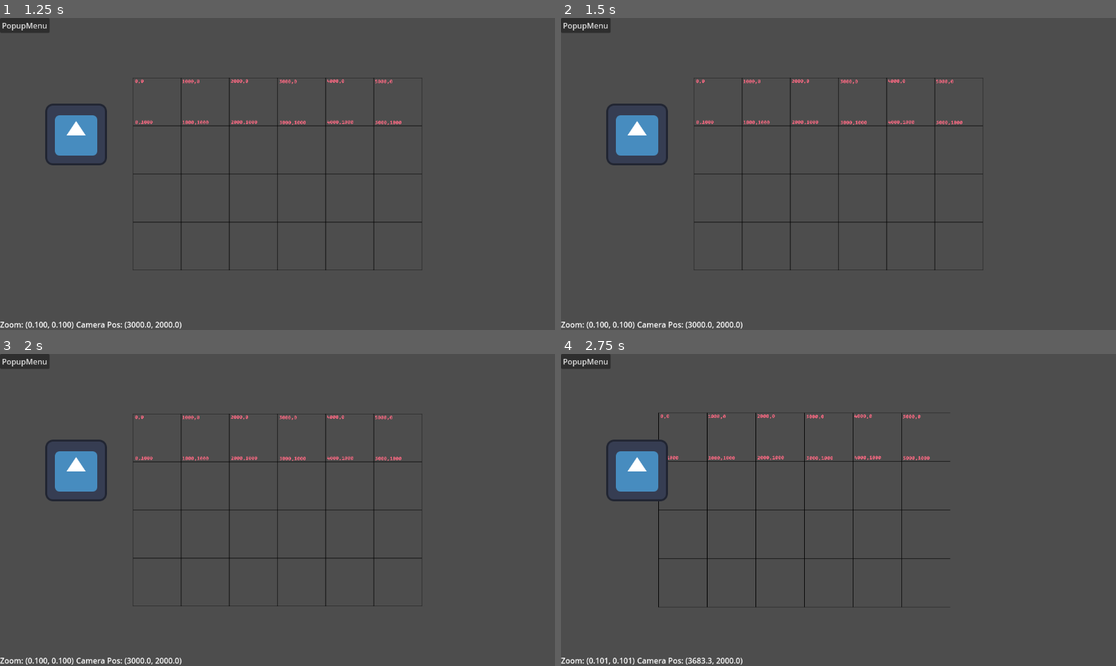
Above: before the commit, frames 1-4 (two rows, left to right).
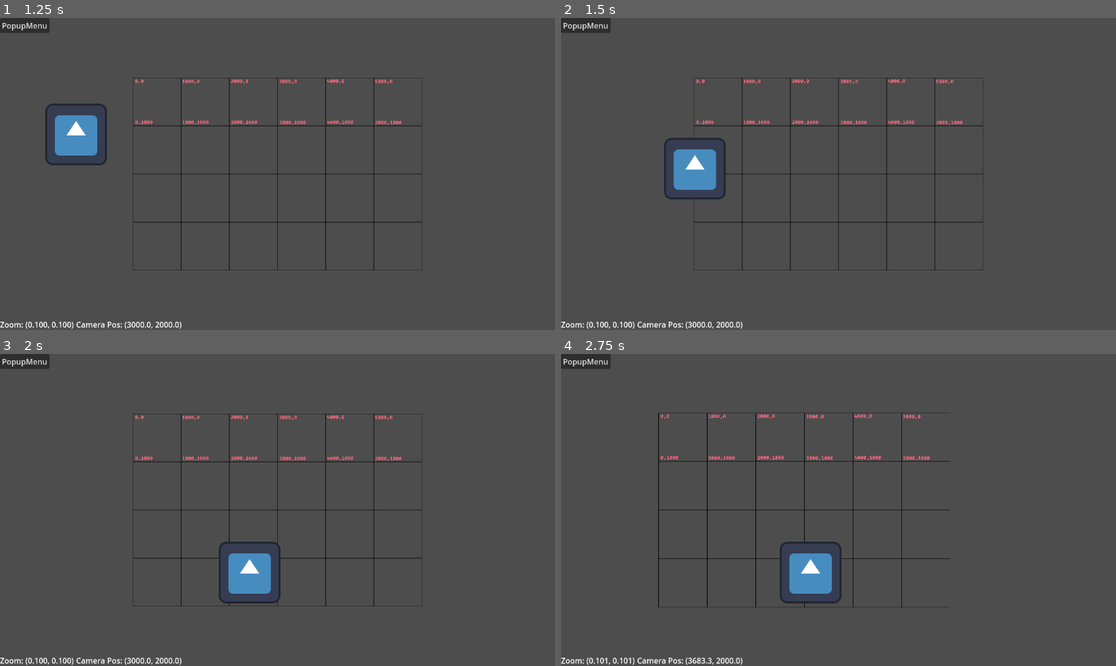
Above: after the commit, the same moments.

Repository: jwodicka/CameraDrag
Game: Godot game, scene res://control.tscn
Two runs of this game, one before a commit and one after it. Both use one fixed random seed, a clock stepped at 60 frames per second and the inputs below. The engine's default icon, where the game draws it, is replaced by a stand-in: a white triangle on a blue panel in a dark square.
Inputs (mouse positions are in pixels of both pictures, inside the frame that each line leads up to):
- Up to frame 1 (1.25 s): tap Enter at 0.5 s; drag from (277, 174) to (77, 133) at 0.52 s
- Up to frame 2 (1.5 s): tap Space at 1.25 s; drag from (638, 133) to (810, 236) at 1.27 s
- Up to frame 3 (2 s): no input
- Up to frame 4 (2.75 s): tap Enter at 2 s; move the mouse to (894, 441) at 2.02 s; hold Right (pan_right) from 2.03 s (still down); hold Mouse wheel up (zoom_in) from 2.03 s (still down); click (894, 441) at 2.17 s

Frame 1 is identical in both runs. In frame 2, 2.5% of the frame differs, in the area x 8-30%, y 27-59%; in frame 3, 2.5%; in frame 4, 2.6%, in the area x 8-51%, y 27-80%.

Commit message:
Drag behavior working outside zoom context

Diff:
--- a/Draggable.gd
+++ b/Draggable.gd
@@ -1,5 +1,7 @@
 extends Area2D
 
+var is_dragging = false
+var drag_offset = Vector2.ZERO
 
 # Called when the node enters the scene tree for the first time.
 func _ready():
@@ -7,13 +9,20 @@
 
 # Called every frame. 'delta' is the elapsed time since the previous frame.
 func _process(delta):
-	pass
+	if is_dragging:
+		if Input.is_mouse_button_pressed(MOUSE_BUTTON_LEFT):
+			position = get_viewport().get_mouse_position() - drag_offset * get_viewport_transform().affine_inverse()
+	else:
+		end_drag()
 
 func begin_drag():
-	print("begin drag")
+	is_dragging = true;
+	var viewport_position = position * get_viewport_transform()
+	drag_offset = get_viewport().get_mouse_position() - viewport_position
 
 func end_drag():
-	print("end drag")
+	if is_dragging:
+		is_dragging = false
 
 func _on_input_event(viewport, event, shape_idx):
 	if event is InputEventMouseButton:
